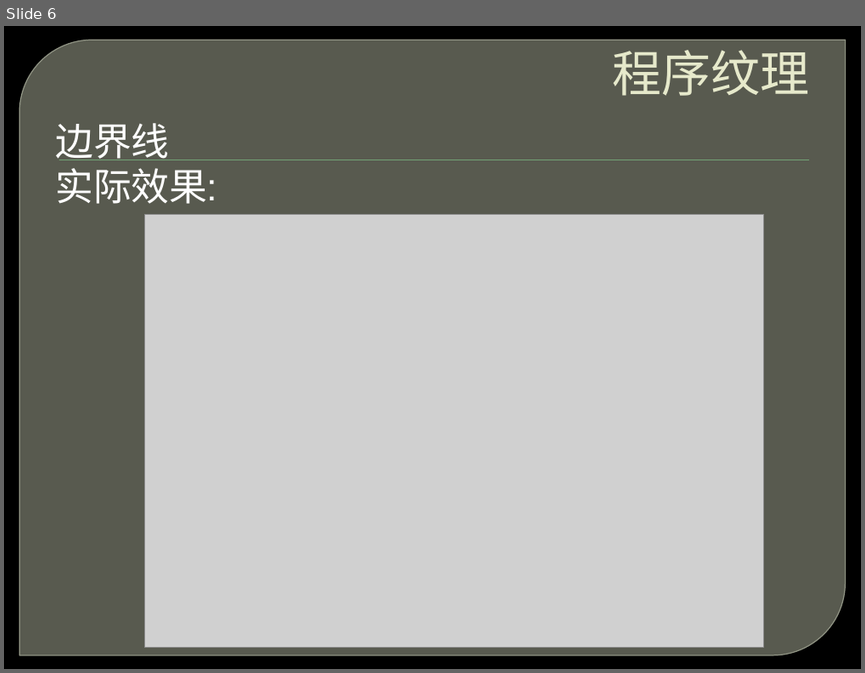
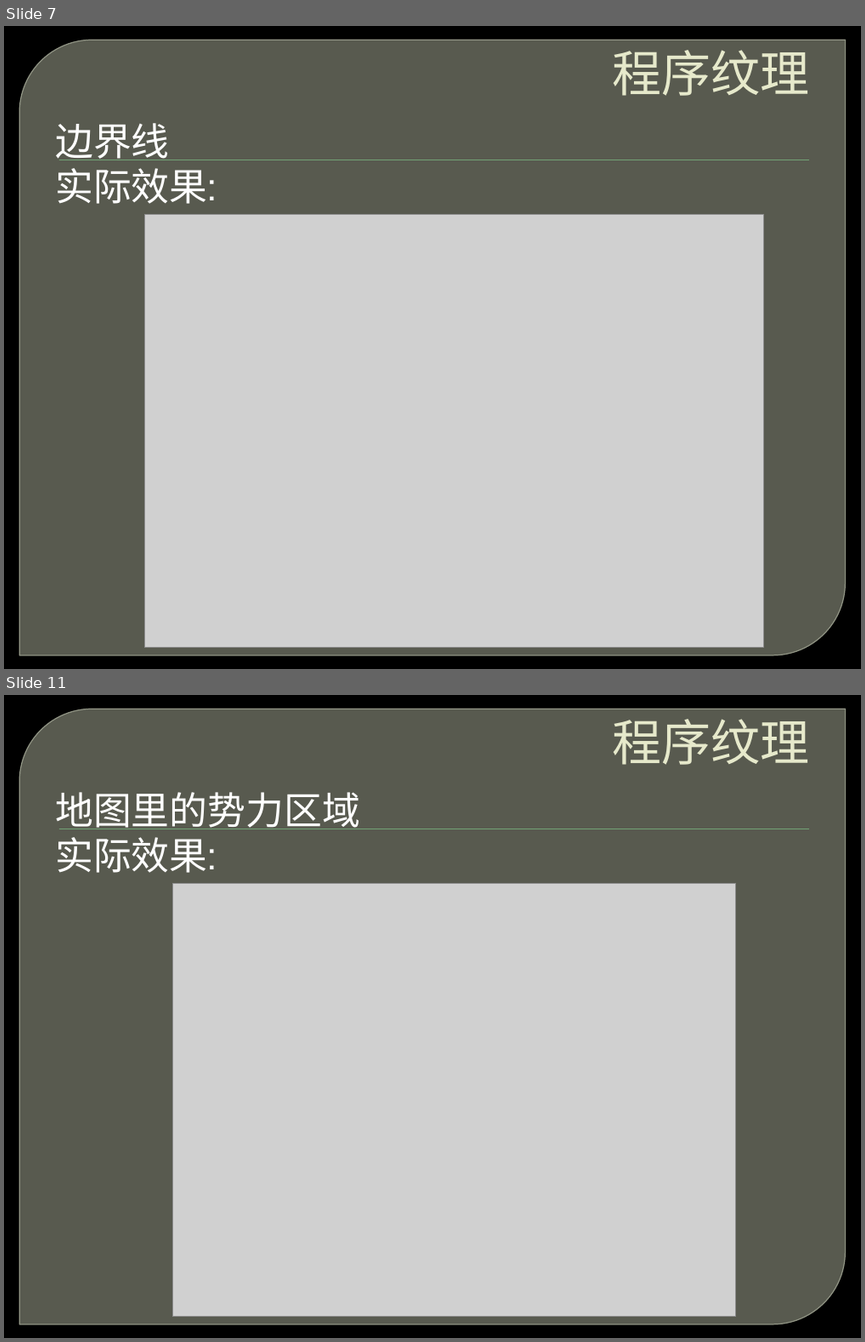
Before and after one commit to ForeverZack/ShaderBrowser, a slide deck: 程序纹理动画纹理.pptx. Shown one above the other, each under a label of ours: slide 6 before the commit, slides 7 and 11 after it; the slides between them are not shown. The pictures are 865x673 and 865x1342 pixels, drawn with LibreOffice and Linux fonts; fonts in the diff are those of the drawing; grey boxes stand for pictures; background and template pictures are left out. Boxes give left, top, right and bottom in pixels: in the first picture for what was removed or moved away, otherwise in the second. Text is boxed around its words. In the diff, an @@ line names an element or a change of style, - is before the commit and + after.

```diff
--- a/程序纹理动画纹理.pptx
+++ b/程序纹理动画纹理.pptx
@@ slide 11 added at [4, 695, 861, 1338], background picture (left out); not listed: 2 template elements that a slide beside it also shows @@
@@ title added at [613, 719, 810, 765], 41.4 pt, text #E7EACB @@
+程序纹理
@@ text added at [55, 792, 360, 873], 32 pt, text #FFFFFF @@
+地图里的势力区域
+实际效果:
@@ picture added at [173, 884, 736, 1316] @@
@@ what was slide 6 is now slide 7 @@
```
Also in this commit, not shown: 6 slides changed, 9 other slides added.
